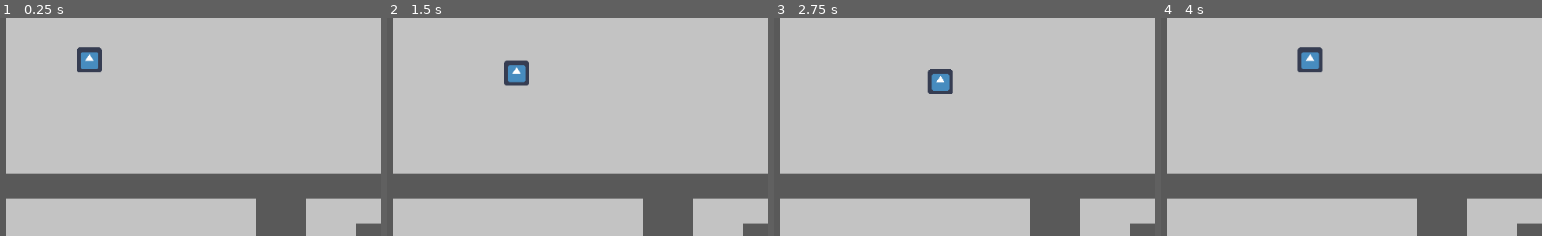
Above: before the commit, frames 1-4 (left to right).
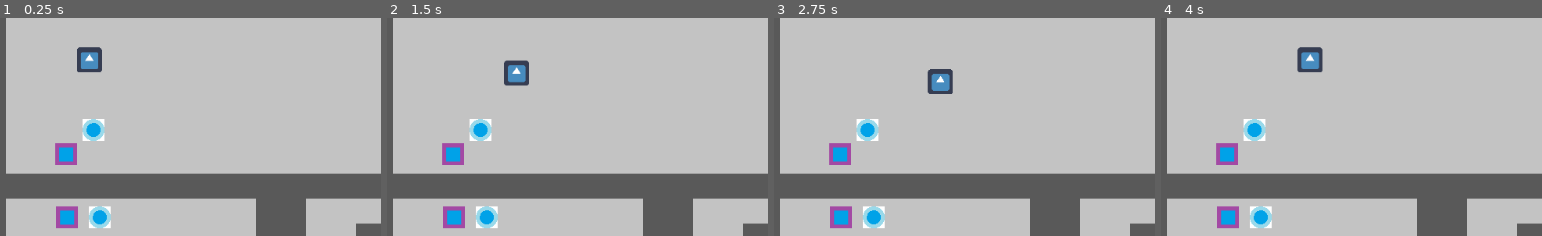
Above: after the commit, the same moments.

Repository: mio991/GMTK-2021
Game: Godot game, scene res://test.tscn
The game is run twice, just before and just after one commit, with the same random seed, the same clock (stepped at 60 frames per second) and the same inputs. The engine's default icon, where the game draws it, is replaced by a stand-in: a white triangle on a blue panel in a dark square.
Inputs:
- Up to frame 1 (0.25 s): no input
- Up to frame 2 (1.5 s): tap Enter at 0.5 s; hold D (move_right) 0.53-1.28 s; tap Tab (switch_character) at 0.6 s; tap F (interact, bound only after the commit) at 0.8, 1.35 s; hold S (move_down) from 1.28 s (still down)
- Up to frame 3 (2.75 s): tap Tab (switch_character) at 1.55, 2.1 s; release S (move_down) at 2.03 s; hold D (move_right) from 2.03 s (still down); tap F (interact, bound only after the commit) at 2.3 s
- Up to frame 4 (4 s): release D (move_right) at 2.78 s; hold W (move_up) 2.78-3.53 s; tap F (interact, bound only after the commit) at 2.85, 3.8 s; tap Tab (switch_character) at 3.05, 3.6 s; hold A (move_left) from 3.53 s (still down)
The pictures show only the part of the screen within x 0-50%, y 11-61%; the shares and areas given below are measured in that part.

The runs differ from the first frame. In frame 1, 2.3% of the frame differs, in the area x 14-30%, y 46-97%; in frame 2, 2.3%; in frame 3, 2.3%; in frame 4, 2.3%.

Commit message:
Add Rigidbody Ball

Diff:
--- /dev/null
+++ b/Prefabs/Ball.tscn
@@ -0,0 +1,16 @@
+[gd_scene load_steps=3 format=2]
+
+[ext_resource path="res://Assets/ball.png" type="Texture" id=1]
+
+[sub_resource type="CircleShape2D" id=1]
+radius = 14.0
+
+[node name="RigidBody2D" type="RigidBody2D"]
+collision_layer = 3
+linear_damp = 5.0
+
+[node name="ball" type="Sprite" parent="."]
+texture = ExtResource( 1 )
+
+[node name="CollisionShape2D" type="CollisionShape2D" parent="."]
+shape = SubResource( 1 )
--- a/Prefabs/Character.tscn
+++ b/Prefabs/Character.tscn
@@ -7,6 +7,7 @@
 radius = 15.0
 
 [node name="Character" type="KinematicBody2D"]
+collision_layer = 9
 script = ExtResource( 2 )
 
 [node name="icon" type="Sprite" parent="."]
@@ -16,3 +17,5 @@
 [node name="CollisionShape2D" type="CollisionShape2D" parent="."]
 visible = false
 shape = SubResource( 1 )
+
+[node name="AudioStreamPlayer" type="AudioStreamPlayer" parent="."]
--- /dev/null
+++ b/Prefabs/LinkerStation.tscn
@@ -0,0 +1,18 @@
+[gd_scene load_steps=4 format=2]
+
+[ext_resource path="res://Assets/Connector.png" type="Texture" id=1]
+[ext_resource path="res://Scripts/Interact.gd" type="Script" id=2]
+
+[sub_resource type="RectangleShape2D" id=1]
+extents = Vector2( 12, 12 )
+
+[node name="Connector" type="Area2D"]
+collision_layer = 4
+collision_mask = 10
+script = ExtResource( 2 )
+
+[node name="Connector" type="Sprite" parent="."]
+texture = ExtResource( 1 )
+
+[node name="CollisionShape2D" type="CollisionShape2D" parent="."]
+shape = SubResource( 1 )
--- /dev/null
+++ b/Prefabs/MovmentLinker.tscn
@@ -0,0 +1,6 @@
+[gd_scene load_steps=2 format=2]
+
+[ext_resource path="res://Scripts/MovmentLinker.gd" type="Script" id=1]
+
+[node name="Node" type="Node"]
+script = ExtResource( 1 )
--- a/Scripts/Character.gd
+++ b/Scripts/Character.gd
@@ -2,10 +2,7 @@
 
 export(float) var speed = 500
 
-# Called when the node enters the scene tree for the first time.
-func _ready():
-	pass # Replace with function body.
-
+onready var music_player:Node = self.get_node("AudioStreamPlayer");
 
 # Called every frame. 'delta' is the elapsed time since the previous frame.
 func _physics_process(delta):
@@ -22,3 +19,10 @@
 	direction = direction.clamped(1)
 
 	self.move_and_slide(direction * self.speed * delta)
+
+#func _input(event):
+#	if(event.is_action_released("interact")):
+#		self.get
+
+func start_charater_music():
+	pass
--- a/Scripts/CharacterSwitcher.gd
+++ b/Scripts/CharacterSwitcher.gd
@@ -2,6 +2,8 @@
 
 export(NodePath) var Character_1
 export(NodePath) var Character_2
+
+onready var gloabls = get_node("/root/Globals")
 
 var inactive: Node
 var active: Node
@@ -16,10 +18,15 @@
 	var newActive = self.inactive
 
 	self.inactive = self.active
+	# Stop Inactive Character here
 	self.inactive.set_physics_process(false)
+	self.inactive.set_process(false)
 
 	self.active = newActive
+	# Start active Character here
 	self.active.set_physics_process(true)
+	self.inactive.set_process(true)
+	self.gloabls.active_player = self.active
 
 func _input(event):
 	if event.is_action_released("switch_character"):
--- /dev/null
+++ b/Scripts/Globals.gd
@@ -0,0 +1,3 @@
+extends Node
+
+var active_player:Node
--- /dev/null
+++ b/Scripts/Interact.gd
@@ -0,0 +1,11 @@
+extends Area2D
+
+signal interacted_with
+
+onready var gloabls = get_node("/root/Globals")
+
+func _input(event):
+	if(event.is_action_released("interact")):
+		for body in self.get_overlapping_bodies():
+			if body == self.gloabls.active_player:
+				self.emit_signal("interacted_with")
--- /dev/null
+++ b/Scripts/MovmentLinker.gd
@@ -0,0 +1,17 @@
+extends Node
+
+func _ready():
+	for child in self.get_children():
+		if child.has_signal("interacted_with"):
+			child.connect("interacted_with", self, "try_link")
+
+func try_link():
+	var bodies = Array()
+	for child in self.get_children():
+		if child is Area2D:
+			for body in child.get_overlapping_bodies():
+				if body.get_collision_layer_bit(1):
+					bodies.append(body)
+
+	if bodies.size() >= 2:
+		print_debug(bodies)
--- a/project.godot
+++ b/project.godot
@@ -13,6 +13,10 @@
 config/name="GMTK-2021-godot"
 run/main_scene="res://test.tscn"
 config/icon="res://Assets/icon.png"
+
+[autoload]
+
+Globals="*res://Scripts/Globals.gd"
 
 [input]
 
@@ -69,6 +73,18 @@
 "events": [ Object(InputEventKey,"resource_local_to_scene":false,"resource_name":"","device":0,"alt":false,"shift":false,"control":false,"meta":false,"command":false,"pressed":false,"scancode":16777218,"unicode":0,"echo":false,"script":null)
  ]
 }
+interact={
+"deadzone": 0.5,
+"events": [ Object(InputEventKey,"resource_local_to_scene":false,"resource_name":"","device":0,"alt":false,"shift":false,"control":false,"meta":false,"command":false,"pressed":false,"scancode":70,"unicode":0,"echo":false,"script":null)
+ ]
+}
+
+[layer_names]
+
+2d_physics/layer_1="Default"
+2d_physics/layer_2="Linkable"
+2d_physics/layer_3="Interactable"
+2d_physics/layer_4="Player"
 
 [physics]
 
--- a/test.tscn
+++ b/test.tscn
@@ -1,9 +1,12 @@
-[gd_scene load_steps=7 format=2]
+[gd_scene load_steps=10 format=2]
 
 [ext_resource path="res://Assets/Tiles/Floor.png" type="Texture" id=1]
 [ext_resource path="res://Assets/Tiles/Wall.png" type="Texture" id=2]
 [ext_resource path="res://Prefabs/Character.tscn" type="PackedScene" id=3]
 [ext_resource path="res://Scripts/CharacterSwitcher.gd" type="Script" id=4]
+[ext_resource path="res://Prefabs/LinkerStation.tscn" type="PackedScene" id=5]
+[ext_resource path="res://Prefabs/MovmentLinker.tscn" type="PackedScene" id=6]
+[ext_resource path="res://Prefabs/Ball.tscn" type="PackedScene" id=7]
 
 [sub_resource type="ConvexPolygonShape2D" id=1]
 points = PoolVector2Array( 0, 0, 32, 0, 32, 32, 0, 32 )
@@ -65,3 +68,17 @@
 [node name="Character2" parent="Node" instance=ExtResource( 3 )]
 position = Vector2( 138.69, 142.476 )
 speed = 5000.0
+
+[node name="Node2" parent="." instance=ExtResource( 6 )]
+
+[node name="Connector" parent="Node2" instance=ExtResource( 5 )]
+position = Vector2( 109.058, 263.491 )
+
+[node name="Connector2" parent="Node2" instance=ExtResource( 5 )]
+position = Vector2( 110.247, 344.357 )
+
+[node name="RigidBody2D" parent="." instance=ExtResource( 7 )]
+position = Vector2( 152, 344 )
+
+[node name="RigidBody2D2" parent="." instance=ExtResource( 7 )]
+position = Vector2( 144, 232 )
Binary file added: Assets/Connector.png
Not shown, added: Assets/Connector.png.import
Binary file added: Assets/ball.png
Not shown, added: Assets/ball.png.import
